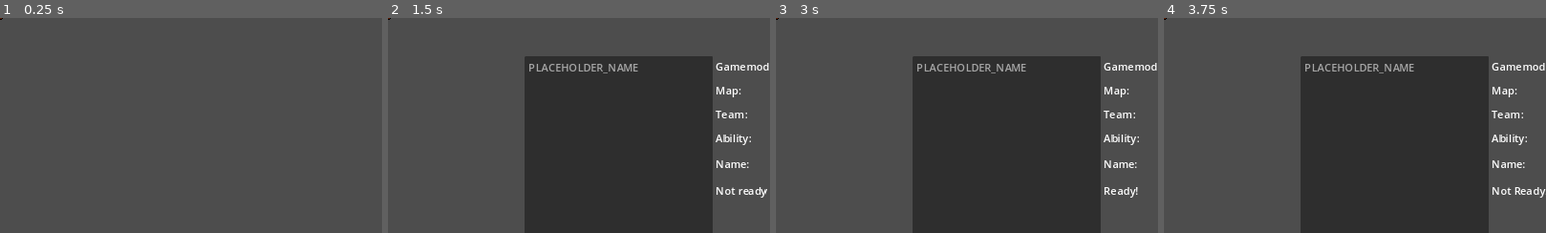
Above: before the commit, frames 1-4 (left to right).
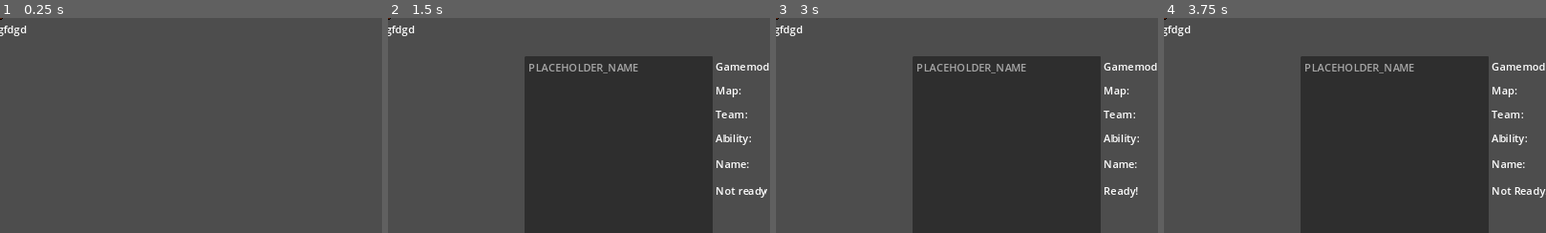
Above: after the commit, the same moments.

Repository: ACCESS-DENIDE/BBQ
Game: Godot game, scene res://Assets/PlayerPuppet/PlayerPuppet.tscn
Two runs of this game, one before a commit and one after it. Both use one fixed random seed, a clock stepped at 60 frames per second and the inputs below. This scene is started directly instead of the project's main scene.
Inputs (mouse positions are % of the whole screen's width and height, from its top left):
- Up to frame 1 (0.25 s): no input
- Up to frame 2 (1.5 s): click "PLAY" at 0.5 s; click "HOST GAME" at 1.25 s
- Up to frame 3 (3 s): click (60, 35) at 2.02 s; type "Alex" at 2.1 s; click "READY" at 2.75 s
- Up to frame 4 (3.75 s): click "Set to Not Ready." at 3.5 s
The pictures show only the part of the screen within x 0-50%, y 1-51%; the shares and areas given below are measured in that part.

The runs differ from the first frame. In frame 1, 0.2% of the frame differs, in the area x 0-7%, y 3-9%; in frame 2, 0.2%; in frame 3, 0.2%; in frame 4, 0.2%.
Error in both runs: Out of bounds get index '0' (on base: 'Array') (res://UIs/Lobby/LobbyUI.gd:63)

Commit message:
Small reworks

Diff:
--- a/Assets/Player/Player.gd
+++ b/Assets/Player/Player.gd
@@ -42,16 +42,22 @@
 	if(flg):
 		if(is_dash_cd):
 			is_dashed=true
+			#print("Is dashed True")
 			is_dash_cd=false
 			speed=speed*GameGlobalVar.dash_multplyer
-			$DashDuration.start(GameGlobalVar.dash_duration*items[1])
+
+			$DashDuration.start(GameGlobalVar.dash_duration*(items[1]+1))
+			if(Networking.is_authority):
+				Networking.SyncSpeed(net_id, base_speed, speed)
 	else:
 		if(is_dashed):
 			is_dashed=false
+			#print("Is dashed False")
 			speed=base_speed*float(1+float(items[0]*0.3))
 			$DashDuration.stop()
 			$DashCD.start(GameGlobalVar.dash_cd)
-			Networking.SyncSpeed(net_id, base_speed, speed)
+			if(Networking.is_authority):
+				Networking.SyncSpeed(net_id, base_speed, speed)
 
 func LoadSpeed(base_sn:float, cur_sn:float):
 	speed=cur_sn
@@ -145,7 +151,7 @@
 		Networking.SyncSpeed(net_id, base_speed, speed)
 
 
-func SyncFunc(new_pos:Vector2, vel:Vector2, delta:float, rot:float, syncid:int):
+func SyncFunc(new_pos:Vector2, vel:Vector2, delta:float, rot:float):
 	pass
 
 
@@ -168,17 +174,18 @@
 		player_anim.play("idle")
 
 	else:
-		Networking.SwitchPlayerAnim("player#"+str(net_id), 1)
+		print(str(is_dashed)+" "+str(net_id))
 		if(is_dashed):
 			player_anim.play("run")
+			Networking.SwitchPlayerAnim("player#"+str(net_id), 2)
 		else:
 			player_anim.play("walk")
+			Networking.SwitchPlayerAnim("player#"+str(net_id), 1)
+
+
+var packet_count:int=0
 
 func _physics_process(_delta):
-
-
-
-
 	if(disabled):
 		return
 
@@ -205,26 +212,24 @@
 	direction=direction.normalized()
 
 	if (direction.x!=0):
-		velocity.x = direction.x * speed
+		velocity.x = direction.x * speed*_delta
 	else:
 		velocity.x = move_toward(velocity.x, 0, speed)
 	if (direction.y!=0):
-		velocity.y = direction.y * speed
+		velocity.y = direction.y * speed*_delta
 	else:
 		velocity.y = move_toward(velocity.y, 0, speed)
 
-	var last_pos=position
-	var randgen=RandomNumberGenerator.new()
-	var syncid=randgen.randi_range(1, 10000000)
 	move_and_slide()
 
-	var dlt:float=Vector2(position.x-last_pos.x, position.y-last_pos.y).length()
+
+	$StabelNode/Label.text=str(position)
+
 
 	my_complex.UpdatePos(position)
-
-
-	Networking.SyncPosPlayer(name, position, direction, rotation, syncid)
+	Networking.SyncPosPlayer(name, position, velocity, rotation)
 	my_complex.SetLitRot(rotation)
+	$StabelNode.rotation=-rotation
 
 
 var UI
--- a/Assets/Player/Player.tscn
+++ b/Assets/Player/Player.tscn
@@ -54,10 +54,23 @@
 texture_scale = 2.5
 
 [node name="DashDuration" type="Timer" parent="."]
+one_shot = true
 
 [node name="DashCD" type="Timer" parent="."]
+one_shot = true
 
 [node name="RespawnTimer" type="Timer" parent="."]
+one_shot = true
+
+[node name="StabelNode" type="Node2D" parent="."]
+
+[node name="Label" type="Label" parent="StabelNode"]
+offset_left = -20.0
+offset_top = 19.0
+offset_right = 20.0
+offset_bottom = 42.0
+horizontal_alignment = 1
+vertical_alignment = 1
 
 [connection signal="timeout" from="DashDuration" to="." method="DashDurationTime"]
 [connection signal="timeout" from="DashCD" to="." method="DashCooldownTime"]
--- a/Assets/PlayerPuppet/PlayerPuppet.gd
+++ b/Assets/PlayerPuppet/PlayerPuppet.gd
@@ -37,12 +37,18 @@
 			is_dashed=true
 			is_dash_cd=false
 			speed=speed*GameGlobalVar.dash_multplyer
-			$DashDuration.start(GameGlobalVar.dash_duration*items[1])
+			$DashDuration.start(GameGlobalVar.dash_duration*(items[1]+1))
+			if(Networking.is_authority):
+				Networking.SyncSpeed(net_id, base_speed, speed)
 	else:
-		is_dashed=false
-		speed=base_speed*float(1+float(items[0]*0.3))
-		$DashDuration.stop()
-		$DashCD.start(GameGlobalVar.dash_cd)
+		if(is_dashed):
+			is_dashed=false
+			speed=base_speed*float(1+float(items[0]*0.3))
+			$DashDuration.stop()
+			$DashCD.start(GameGlobalVar.dash_cd)
+			print("DashCD")
+			if(Networking.is_authority):
+				Networking.SyncSpeed(net_id, base_speed, speed)
 
 
 func SwitchTeam(new_team:int):
@@ -125,58 +131,26 @@
 		Networking.SyncSpeed(net_id, base_speed, speed)
 
 
-var last_legit_pos:Vector2
-var prev_skipped:bool=false
 var stored_delta:int=0
-var stored_delta_am:int=0
+var stored_way:int=0
 
-func SyncFunc(new_pos:Vector2, vel:Vector2, delta:float, rot:float, syncid:int):
+
+var packet_count:int=0
+
+func SyncFunc(new_pos:Vector2, vel:Vector2, delta:float, rot:float):
 	if(!is_speed_loaded):
 		return
 	if(Networking.is_authority):
-		var way:float=Vector2(new_pos.x-last_legit_pos.x, new_pos.y-last_legit_pos.y).length()
-		print("Delta: "+str(delta)+" Stored delta: "+str(stored_delta))
-		if(float(delta+stored_delta)/(stored_delta_am+1)<17):
-			print("Less 17")
-			if(prev_skipped):
-				print("Added")
-				stored_delta+=delta
-				stored_delta_am+=1
-			else:
-				print("Stored")
-				prev_skipped=true
-				stored_delta=delta
-				stored_delta_am=1
-			predict_vel=vel
-			rotation=rot
-			position=new_pos+(predict_vel*base_speed*(PlayerData.pings[net_id]/1000))
-		else:
-			print("More 17")
-			var len:float=Vector2(new_pos.x-last_legit_pos.x, new_pos.y-last_legit_pos.y).length()
-			print("Old pos: "+str(last_legit_pos))
-			print("New pos: "+str(new_pos))
-			print("Len: "+str(len))
-			print(len/((delta+stored_delta)/1000))
-			if(len/((delta+stored_delta)/1000)>speed):
-				Networking.Kick(net_id, "Sync Error, last record speed: "+ str(len/((delta+stored_delta)/1000)))
-				last_legit_pos=new_pos
-				predict_vel=vel
-				rotation=rot
-				position=new_pos+(predict_vel*base_speed*(PlayerData.pings[net_id]/1000))
-			else:
-				print("NO KICK")
-				last_legit_pos=new_pos
-				predict_vel=vel
-				rotation=rot
-				position=new_pos+(predict_vel*base_speed*(PlayerData.pings[net_id]/1000))
-			prev_skipped=false
-			stored_delta=0
-			stored_delta_am=0
-
-
+		#TODO:insert anticheat here
+		predict_vel=vel
+		rotation=rot
+		$StabelNode.rotation=-rotation
+		position=new_pos+(predict_vel*base_speed*(PlayerData.pings[net_id]/1000))
+		pass
 	else:
 		predict_vel=vel
 		rotation=rot
+		$StabelNode.rotation=-rotation
 		position=new_pos+(predict_vel*base_speed*(PlayerData.pings[1]/1000))
 
 func LoadSpeed(base_sn:float, cur_sn:float):
@@ -190,14 +164,17 @@
 	predict_vel=predict_vel.normalized()
 
 	if (predict_vel.x!=0):
-		velocity.x = predict_vel.x * base_speed
+		velocity.x = predict_vel.x
 	else:
 		velocity.x = move_toward(velocity.x, 0, base_speed)
 	if (predict_vel.y!=0):
-		velocity.y = predict_vel.y * base_speed
+		velocity.y = predict_vel.y
 	else:
 		velocity.y = move_toward(velocity.y, 0, base_speed)
 	move_and_slide()
+
+
+	$StabelNode/Label.text=str(position)
 
 
 func SetAnim(id:int):
@@ -206,10 +183,9 @@
 			puppet_anim.play("idle")
 			pass
 		1:
-			if(is_dashed):
-				puppet_anim.play("run")
-			else:
-				puppet_anim.play("walk")
+			puppet_anim.play("walk")
+		2:
+			puppet_anim.play("run")
 			pass
 
 
--- a/Assets/PlayerPuppet/PlayerPuppet.tscn
+++ b/Assets/PlayerPuppet/PlayerPuppet.tscn
@@ -22,10 +22,24 @@
 shape = ExtResource("2_syqsg")
 
 [node name="DashDuration" type="Timer" parent="."]
+one_shot = true
 
 [node name="DashCD" type="Timer" parent="."]
+one_shot = true
 
 [node name="RespawnTimer" type="Timer" parent="."]
+one_shot = true
 
-[connection signal="timeout" from="DashDuration" to="." method="DashCooldownTime"]
-[connection signal="timeout" from="DashCD" to="." method="DashDurationTime"]
+[node name="StabelNode" type="Node2D" parent="."]
+
+[node name="Label" type="Label" parent="StabelNode"]
+offset_left = -20.0303
+offset_top = 10.9447
+offset_right = 19.9697
+offset_bottom = 33.9447
+text = "fdgfdgd"
+horizontal_alignment = 1
+vertical_alignment = 1
+
+[connection signal="timeout" from="DashDuration" to="." method="DashDurationTime"]
+[connection signal="timeout" from="DashCD" to="." method="DashCooldownTime"]
--- a/Scripts/Gameplay.gd
+++ b/Scripts/Gameplay.gd
@@ -29,6 +29,7 @@
 var map_store:Dictionary
 
 func StartGameClient(map_data:Dictionary, player_in_lobby:Dictionary):
+	is_started=true
 	var my_net_id=multiplayer.get_unique_id()
 	DrawMapTiles(map_data)
 
@@ -151,10 +152,10 @@
 		ref.queue_free()
 		player_ref.erase(id_tree)
 
-func SyncPuppet(id:String, new_pos:Vector2, vel:Vector2, rot:float, delta:float, syncid:int):
+func SyncPuppet(id:String, new_pos:Vector2, vel:Vector2, rot:float, delta:float):
 	if(!((Networking.is_data_loaded) && (is_started))):
 		return
-	player_ref[id].SyncFunc(new_pos, vel, delta, rot, syncid)
+	player_ref[id].SyncFunc(new_pos, vel, delta, rot)
 
 func OnPingTime():
 	Networking.MassPing()
@@ -183,3 +184,7 @@
 		for i in get_children():
 			if(i.name==my_node_name):
 				i.SetUI(ref)
+
+
+func GetPlayer()->Node:
+	return $PlayerComplex.pl_ref
--- a/Scripts/GlobalGameVariabels.gd
+++ b/Scripts/GlobalGameVariabels.gd
@@ -6,7 +6,7 @@
 var powers=["Teleport", "Revive", "Mine", "Century", "Shield", "Invincibility"]
 var teams=["Random", "Blue", "Red"]
 
-var player_base_speed=300
+var player_base_speed=19000
 var player_base_hp=100
 var player_base_shield=50
 
--- a/Scripts/Networking.gd
+++ b/Scripts/Networking.gd
@@ -68,7 +68,7 @@
 	if(is_authority):
 		if(lobby_ui_ref!=null):
 			lobby_ui_ref.AddPlayer(peer)
-		PlayerData.RegisterStamp(peer, Time.get_ticks_msec())
+		PlayerData.RegisterStamp(peer)
 		PlayerData.pings[peer]=0
 		Ping(peer)
 		PlayerData.pings[peer]=0
@@ -122,6 +122,8 @@
 		ref.DashSwitch(flg)
 		SyncSpeed(1, ref.base_speed, ref.speed)
 	else:
+		var ref=Gameplay.player_ref["player#"+str(multiplayer.get_unique_id())]
+		ref.DashSwitch(flg)
 		rpc_id(1, "SetDashPlayer", flg)
 
 @rpc("any_peer", "reliable")
@@ -161,7 +163,8 @@
 
 
 func SyncSpeed(id:int, base:float, cur:float):
-	rpc("GetSyncSpeed", id, base, cur)
+	if(is_authority):
+		rpc("GetSyncSpeed", id, base, cur)
 
 
 @rpc("authority", "reliable")
@@ -188,13 +191,13 @@
 	Gameplay.SwitchTeam("player#"+str(id), team_id)
 
 
-func SyncPosPlayer(id:String, pos:Vector2, vel:Vector2, rot:float, syncid:int):
+func SyncPosPlayer(id:String, pos:Vector2, vel:Vector2, rot:float):
 	if(!is_online):
 		return
 	if(is_authority):
 		rpc("SetSyncPosPlayer", id, pos, vel, rot)
 	else:
-		rpc_id(1, "CallSyncPosPlayer", id, pos, vel, rot, syncid)
+		rpc_id(1, "CallSyncPosPlayer", id, pos, vel, rot)
 
 
 func SwitchPlayerAnim(id:String, id_anim:int):
@@ -224,14 +227,14 @@
 	pass
 
 
-@rpc("any_peer", "unreliable")
-func CallSyncPosPlayer(id:String, pos:Vector2, vel:Vector2, rot:float, syncid:int):
-	if(!is_online):
-		return
-	var delta=PlayerData.GetPlayerDeltatime(multiplayer.get_remote_sender_id(), Time.get_ticks_msec())
+@rpc("any_peer", "unreliable_ordered")
+func CallSyncPosPlayer(id:String, pos:Vector2, vel:Vector2, rot:float):
+	if(!is_online):
+		return
+	var delta=PlayerData.GetPlayerDeltatime(multiplayer.get_remote_sender_id())
 	if(delta==0):
 		return
-	Gameplay.SyncPuppet(id, pos, vel, rot, delta, syncid)
+	Gameplay.SyncPuppet(id, pos, vel, rot, delta)
 	rpc("SetSyncPosPlayer", id, pos, vel, rot)
 
 	pass
@@ -240,7 +243,7 @@
 func SetSyncPosPlayer(id:String, pos:Vector2, vel:Vector2, rot:float):
 	if(!is_online):
 		return
-	Gameplay.SyncPuppet(id, pos, vel, rot, 0, -1)
+	Gameplay.SyncPuppet(id, pos, vel, rot, 0)
 
 ### SERVER PROCESSING
 
--- a/Scripts/PlayerData.gd
+++ b/Scripts/PlayerData.gd
@@ -4,14 +4,15 @@
 
 var player_timestamps={}
 
-func GetPlayerDeltatime(id:int, new_stamp:float)->float:
+func GetPlayerDeltatime(id:int)->float:
 	var ret:float
+	var new_stamp:int=Time.get_ticks_msec()
 	ret=new_stamp-player_timestamps[id]
 	player_timestamps[id]=new_stamp
 	return ret
 
-func RegisterStamp(id:int, new_stamp:float):
-	player_timestamps[id]=new_stamp
+func RegisterStamp(id:int):
+	player_timestamps[id]=Time.get_ticks_msec()
 
 func RemoveStampData(id:int):
 	player_timestamps.erase(id)
--- a/UIs/InGame/InGameUI.gd
+++ b/UIs/InGame/InGameUI.gd
@@ -43,6 +43,7 @@
 			$Ability/AbilityRechargeProgress.value=val["State"]
 			pass
 		4:
+			Gameplay.GetPlayer().items=val["Amount"]
 			pass
 
 	pass
